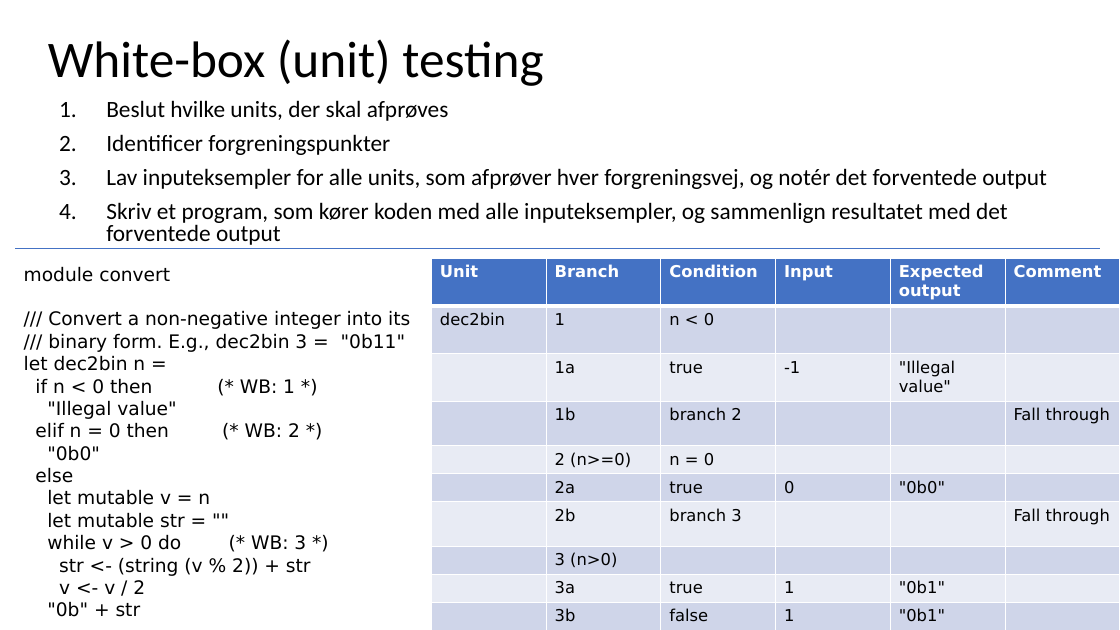
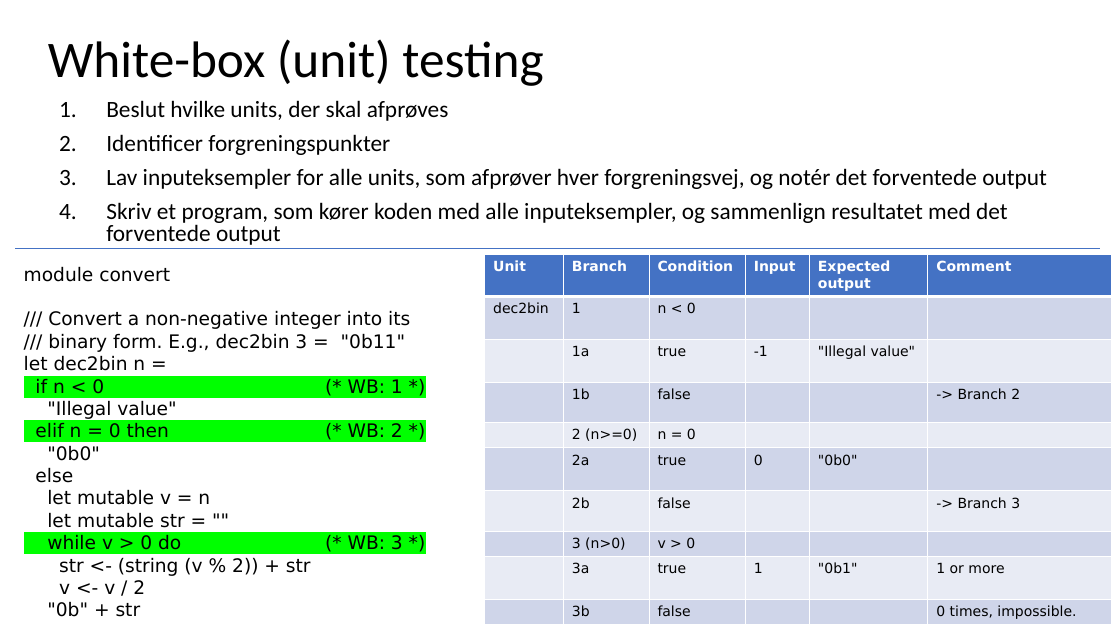
Before and after one commit to fisterloegsovs/pop22, a slide deck: slide 2 of lectures/4.2StackHeapRefsHigherOrderFctsTracing/lecture.pptx. Drawn at 1120x630 pixels with LibreOffice and Linux fonts; fonts in the diff are those of the drawing. Boxes give left, top, right and bottom in pixels: in the first picture for what was removed or moved away, otherwise in the second. Text is boxed around its words. In the diff, an @@ line names an element or a change of style, - is before the commit and + after.

```diff
--- a/lectures/4.2StackHeapRefsHigherOrderFctsTracing/lecture.pptx
+++ b/lectures/4.2StackHeapRefsHigherOrderFctsTracing/lecture.pptx
@@ table at [485, 255, 1112, 625] @@
-row 4, column 3: branch 2
+row 4, column 3: false
-row 4, column 6: Fall through
+row 4, column 6: -> Branch 2
-row 7, column 3: branch 3
+row 7, column 3: false
-row 7, column 6: Fall through
+row 7, column 6: -> Branch 3
-row 8, column 3: 
+row 8, column 3: v > 0
-row 9, column 6: 
+row 9, column 6: 1 or more
-row 10:  | 3b | false | 1 | "0b1" | 
+row 10:  | 3b | false |  |  | 0 times, impossible.
@@ size 14 to 12 pt in "Unit", "Branch", "Condition", "Input" and 24 more places @@
@@ table: place and size @@
-table at [432, 259, 1120, 630]
+table at [485, 255, 1112, 625]
@@ text at [35, 378, 104, 394]: text changed @@
-if n < 0 then (* WB: 1 *)
+if n < 0
@@ text added at [348, 379, 403, 550], 16 pt, text #000000 @@
+(* WB: 1 *)
+(* WB: 2 *)
+(* WB: 3 *)
@@ text at [35, 423, 169, 443]: text changed @@
-elif n = 0 then (* WB: 2 *)
+elif n = 0 then
@@ text at [47, 534, 181, 550]: text changed @@
-while v > 0 do (* WB: 3 *)
+while v > 0 do
```
Also in this commit, not shown: 14 other slides changed, 1 slide added, 2 slides removed, 14 other files.
